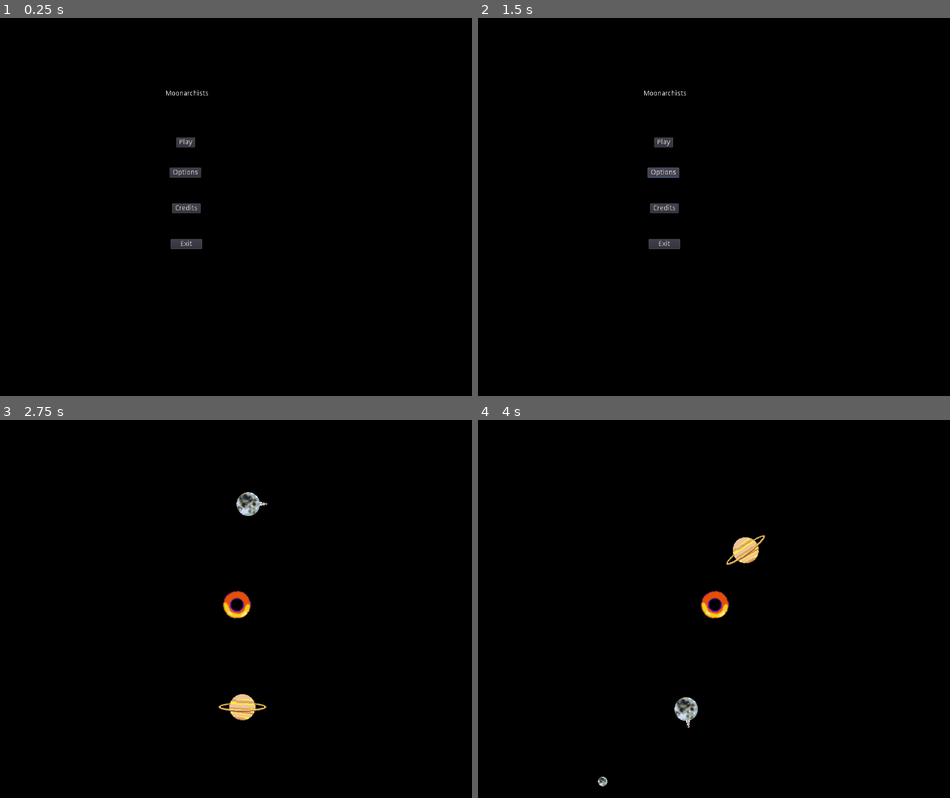
Above: before the commit, frames 1-4 (two rows, left to right).
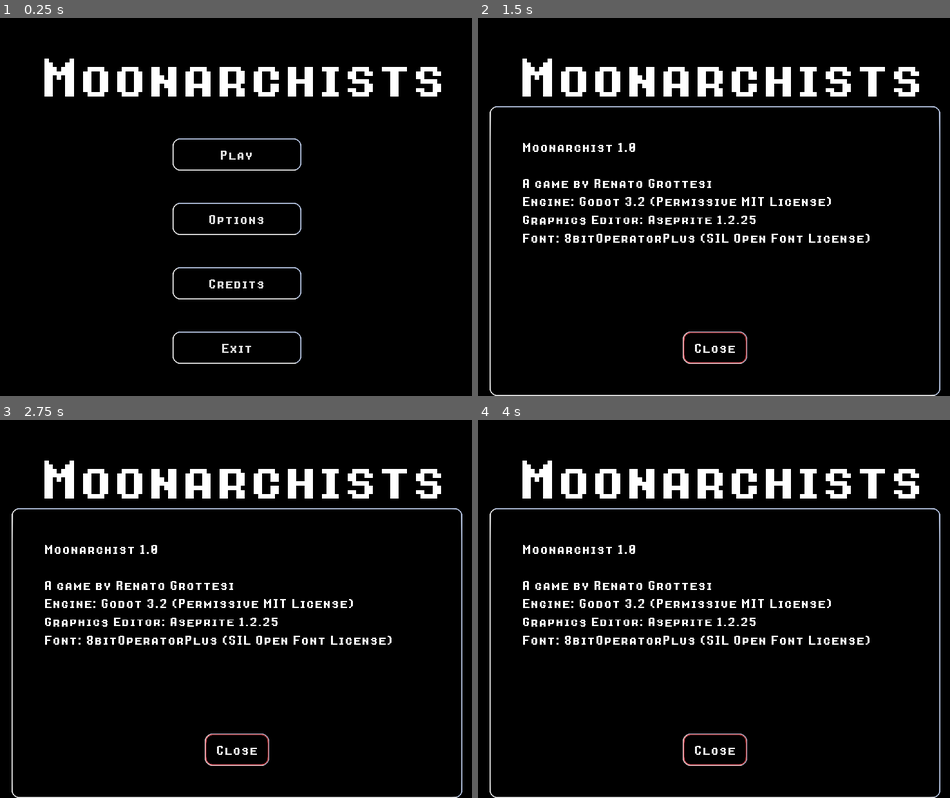
Above: after the commit, the same moments.

Repository: renato-grottesi/moonarchists
Game: Godot game, scene res://Scenes/MainMenu.tscn
Two runs of this game, one before a commit and one after it. Both use one fixed random seed, a clock stepped at 60 frames per second and the inputs below.
Inputs (mouse positions are in pixels of both pictures, inside the frame that each line leads up to):
- Up to frame 1 (0.25 s): no input
- Up to frame 2 (1.5 s): click "Credits" at 0.5 s; click "Options" at 1.25 s
- Up to frame 3 (2.75 s): click "Play" at 2 s
- Up to frame 4 (4 s): click (714, 556) at 2.75 s, where only the run after the commit has a clickable "Play"; move the mouse to (827, 586) at 3.52 s; hold Right from 3.53 s (still down); click (827, 586) at 3.67 s

The runs differ from the first frame. In frame 1, 5.1% of the frame differs, in the area x 9-94%, y 10-92%; in frame 2, 7.3%; in frame 3, 7.5%; in frame 4, 7.6%, in the area x 2-98%, y 10-100%.

Commit message:
Adding fonts, fixing UI

Diff:
--- /dev/null
+++ b/Fonts/24_no_outline.tres
@@ -0,0 +1,10 @@
+[gd_resource type="DynamicFont" load_steps=2 format=2]
+
+[sub_resource type="DynamicFontData" id=1]
+antialiased = false
+font_path = "res://Fonts/8bitOperatorPlusSC-Bold.ttf"
+
+[resource]
+size = 24
+outline_color = Color( 0.12549, 0.14902, 1, 1 )
+font_data = SubResource( 1 )
--- /dev/null
+++ b/Fonts/96_no_outline.tres
@@ -0,0 +1,10 @@
+[gd_resource type="DynamicFont" load_steps=2 format=2]
+
+[sub_resource type="DynamicFontData" id=1]
+antialiased = false
+font_path = "res://Fonts/8bitOperatorPlusSC-Bold.ttf"
+
+[resource]
+size = 96
+outline_color = Color( 0.12549, 0.14902, 1, 1 )
+font_data = SubResource( 1 )
--- a/Game/Level01.tscn
+++ b/Game/Level01.tscn
@@ -3,7 +3,7 @@
 [ext_resource path="res://Game/Universe.tscn" type="PackedScene" id=1]
 [ext_resource path="res://Game/NeutralMoon.tscn" type="PackedScene" id=2]
 [ext_resource path="res://Game/Moon.tscn" type="PackedScene" id=3]
-[ext_resource path="res://sprites/saturn.png" type="Texture" id=4]
+[ext_resource path="res://Sprites/saturn.png" type="Texture" id=4]
 
 [node name="Level01" instance=ExtResource( 1 )]
 current_level = 1
@@ -18,4 +18,5 @@
 impulse0 = Vector2( 0, 500 )
 texture = ExtResource( 4 )
 [connection signal="destroyed" from="Moon" to="." method="_on_Moon_destroyed"]
+[connection signal="heath" from="Moon" to="." method="_on_Moon_heath"]
 [connection signal="shoot" from="Moon" to="." method="_on_Moon_shoot"]
--- a/Game/Level02.tscn
+++ b/Game/Level02.tscn
@@ -3,8 +3,8 @@
 [ext_resource path="res://Game/Universe.tscn" type="PackedScene" id=1]
 [ext_resource path="res://Game/NeutralMoon.tscn" type="PackedScene" id=2]
 [ext_resource path="res://Game/Moon.tscn" type="PackedScene" id=3]
-[ext_resource path="res://sprites/earth.png" type="Texture" id=4]
-[ext_resource path="res://sprites/mars.png" type="Texture" id=5]
+[ext_resource path="res://Sprites/earth.png" type="Texture" id=4]
+[ext_resource path="res://Sprites/mars.png" type="Texture" id=5]
 
 [node name="Level02" instance=ExtResource( 1 )]
 current_level = 2
@@ -23,4 +23,5 @@
 impulse0 = Vector2( -500, -100 )
 texture = ExtResource( 5 )
 [connection signal="destroyed" from="Moon" to="." method="_on_Moon_destroyed"]
+[connection signal="heath" from="Moon" to="." method="_on_Moon_heath"]
 [connection signal="shoot" from="Moon" to="." method="_on_Moon_shoot"]
--- a/Game/MassBullet.tscn
+++ b/Game/MassBullet.tscn
@@ -1,6 +1,6 @@
 [gd_scene load_steps=4 format=2]
 
-[ext_resource path="res://sprites/moon.png" type="Texture" id=1]
+[ext_resource path="res://Sprites/moon.png" type="Texture" id=1]
 [ext_resource path="res://Game/MassBullet.gd" type="Script" id=2]
 
 [sub_resource type="CircleShape2D" id=1]
--- a/Game/Moon.gd
+++ b/Game/Moon.gd
@@ -2,6 +2,7 @@
 
 signal shoot(moon_speed)
 signal destroyed()
+signal heath(health)
 
 export (Vector2) var impulse0 : Vector2 = Vector2(0, 0)
 
@@ -11,6 +12,7 @@
 
 func _ready():
 	apply_impulse(Vector2(0, 0), impulse0);
+	emit_signal("heath", health)
 	pass
 
 func _physics_process(delta):
@@ -33,12 +35,21 @@
 	if event is InputEventMouseMotion:
 		$SpriteNozzle.rotation_degrees += event.relative.y;
 	if event is InputEventKey:
+		if event.pressed and event.scancode == KEY_LEFT:
+			$SpriteNozzle.rotation_degrees -= 3;
+		if event.pressed and event.scancode == KEY_RIGHT:
+			$SpriteNozzle.rotation_degrees += 3;
+		if event.pressed and event.scancode == KEY_UP:
+			$SpriteNozzle.rotation_degrees -= 3;
+		if event.pressed and event.scancode == KEY_DOWN:
+			$SpriteNozzle.rotation_degrees += 3;
 		if event.pressed and event.scancode == KEY_SPACE:
 			emit_signal("shoot", Vector2(60, 0).rotated($SpriteNozzle.rotation))
 
 func _on_Moon_body_entered(body):
 	if body is MassBullet:
 		health -= 25;
+		emit_signal("heath", health)
 		if health < 1:
 			emit_signal("destroyed")
 	else:
--- a/Game/Moon.tscn
+++ b/Game/Moon.tscn
@@ -1,8 +1,8 @@
 [gd_scene load_steps=5 format=2]
 
 [ext_resource path="res://Game/Moon.gd" type="Script" id=1]
-[ext_resource path="res://sprites/nozzle.png" type="Texture" id=2]
-[ext_resource path="res://sprites/moon.png" type="Texture" id=3]
+[ext_resource path="res://Sprites/nozzle.png" type="Texture" id=2]
+[ext_resource path="res://Sprites/moon.png" type="Texture" id=3]
 
 [sub_resource type="CircleShape2D" id=1]
 custom_solver_bias = 1.0
--- a/Game/NeutralMoon.tscn
+++ b/Game/NeutralMoon.tscn
@@ -1,6 +1,6 @@
 [gd_scene load_steps=4 format=2]
 
-[ext_resource path="res://sprites/earth.png" type="Texture" id=1]
+[ext_resource path="res://Sprites/earth.png" type="Texture" id=1]
 [ext_resource path="res://Game/NeutralMoon.gd" type="Script" id=2]
 
 [sub_resource type="CircleShape2D" id=1]
--- a/Game/Universe.gd
+++ b/Game/Universe.gd
@@ -6,6 +6,8 @@
 var mass_bullet_scene = preload("res://Game/MassBullet.tscn");
 
 var levels = [ "res://Scenes/MainMenu.tscn", "res://Game/Level01.tscn", "res://Game/Level02.tscn" ];
+
+var shoots = 0;
 
 func _ready():
 	pass
@@ -18,7 +20,7 @@
 		if l < 60.0:
 			B.queue_free();
 	if $Bodies.get_child_count() < 1 :
-		Global.goto_scene(levels[next_level])
+		$HUD/Victory.popup()
 	pass
 
 func _physics_process(delta):
@@ -38,8 +40,22 @@
 	mass_bullet_instance.position = $Moon.position + moon_speed
 	mass_bullet_instance.linear_velocity = moon_speed * 10
 	$Bullets.add_child(mass_bullet_instance);
+	shoots += 1;
+	$HUD/Score.text = "Shoots: " + String(shoots)
 	pass
 
 func _on_Moon_destroyed():
+	$HUD/Lost.popup()
+	pass
+
+func _on_Moon_heath(health):
+	$HUD/Health.value = health;
+	pass
+
+func _on_CloseVictory_pressed():
+	Global.goto_scene(levels[next_level])
+	pass
+
+func _on_LostRetry_pressed():
 	Global.goto_scene(levels[current_level])
 	pass
--- a/Game/Universe.tscn
+++ b/Game/Universe.tscn
@@ -1,7 +1,12 @@
-[gd_scene load_steps=4 format=2]
+[gd_scene load_steps=9 format=2]
 
 [ext_resource path="res://Game/Universe.gd" type="Script" id=1]
-[ext_resource path="res://sprites/blackhole.png" type="Texture" id=2]
+[ext_resource path="res://Sprites/blackhole.png" type="Texture" id=2]
+[ext_resource path="res://UI/stretchable_button.tres" type="StyleBox" id=3]
+[ext_resource path="res://Fonts/24_no_outline.tres" type="DynamicFont" id=4]
+[ext_resource path="res://UI/stretchable_button_hover.tres" type="StyleBox" id=5]
+[ext_resource path="res://UI/stretchable_button_pressed.tres" type="StyleBox" id=6]
+[ext_resource path="res://Fonts/96_no_outline.tres" type="DynamicFont" id=7]
 
 [sub_resource type="CircleShape2D" id=1]
 radius = 30.0
@@ -25,3 +30,92 @@
 texture = ExtResource( 2 )
 
 [node name="Bodies" type="Node" parent="."]
+
+[node name="HUD" type="CanvasLayer" parent="."]
+
+[node name="Score" type="Label" parent="HUD"]
+margin_left = 800.0
+margin_top = 32.0
+margin_right = 1056.0
+margin_bottom = 96.0
+custom_fonts/font = ExtResource( 4 )
+text = "Shoots: 0"
+__meta__ = {
+"_edit_use_anchors_": false
+}
+
+[node name="Health" type="HSlider" parent="HUD"]
+margin_left = 32.0
+margin_top = 32.0
+margin_right = 288.0
+margin_bottom = 64.0
+custom_styles/slider = ExtResource( 3 )
+rounded = true
+tick_count = 10
+__meta__ = {
+"_edit_use_anchors_": false
+}
+
+[node name="Victory" type="PopupDialog" parent="HUD"]
+margin_left = 256.0
+margin_top = 192.0
+margin_right = 768.0
+margin_bottom = 704.0
+custom_styles/panel = ExtResource( 3 )
+__meta__ = {
+"_edit_use_anchors_": false
+}
+
+[node name="Label" type="Label" parent="HUD/Victory"]
+margin_right = 512.0
+margin_bottom = 134.0
+custom_fonts/font = ExtResource( 7 )
+text = "You won!"
+align = 1
+valign = 1
+
+[node name="CloseVictory" type="Button" parent="HUD/Victory"]
+margin_left = 192.0
+margin_top = 384.0
+margin_right = 320.0
+margin_bottom = 448.0
+custom_styles/hover = ExtResource( 5 )
+custom_styles/pressed = ExtResource( 6 )
+custom_styles/focus = ExtResource( 5 )
+custom_styles/disabled = ExtResource( 3 )
+custom_styles/normal = ExtResource( 3 )
+custom_fonts/font = ExtResource( 4 )
+text = "Close"
+
+[node name="Lost" type="PopupDialog" parent="HUD"]
+margin_left = 256.0
+margin_top = 192.0
+margin_right = 768.0
+margin_bottom = 704.0
+custom_styles/panel = ExtResource( 3 )
+__meta__ = {
+"_edit_use_anchors_": false
+}
+
+[node name="Label" type="Label" parent="HUD/Lost"]
+margin_right = 512.0
+margin_bottom = 134.0
+custom_fonts/font = ExtResource( 7 )
+text = "You lost"
+align = 1
+valign = 1
+
+[node name="LostRetry" type="Button" parent="HUD/Lost"]
+margin_left = 192.0
+margin_top = 384.0
+margin_right = 320.0
+margin_bottom = 448.0
+custom_styles/hover = ExtResource( 5 )
+custom_styles/pressed = ExtResource( 6 )
+custom_styles/focus = ExtResource( 5 )
+custom_styles/disabled = ExtResource( 3 )
+custom_styles/normal = ExtResource( 3 )
+custom_fonts/font = ExtResource( 4 )
+text = "Retry"
+[connection signal="pressed" from="HUD/Victory/CloseVictory" to="." method="_on_CloseVictory_pressed"]
+[connection signal="pressed" from="HUD/Lost/LostRetry" to="." method="_on_LostRetry_pressed"]
--- a/Scenes/MainMenu.gd
+++ b/Scenes/MainMenu.gd
@@ -1,4 +1,4 @@
-extends Node2D
+extends Control
 
 var click_start;
 
@@ -20,3 +20,14 @@
 func _on_play_pressed():
 	Global.goto_scene("res://Game/Level01.tscn")
 	pass
+
+func _on_Options_pressed():
+	pass
+
+func _on_CloseCreditsDialog_pressed():
+	$CreditsDialog.hide()
+	pass
+
+func _on_Credits_pressed():
+	$CreditsDialog.popup()
+	pass
--- a/Scenes/MainMenu.tscn
+++ b/Scenes/MainMenu.tscn
@@ -1,15 +1,24 @@
-[gd_scene load_steps=2 format=2]
+[gd_scene load_steps=7 format=2]
 
 [ext_resource path="res://Scenes/MainMenu.gd" type="Script" id=1]
+[ext_resource path="res://Fonts/24_no_outline.tres" type="DynamicFont" id=2]
+[ext_resource path="res://UI/stretchable_button.tres" type="StyleBox" id=3]
+[ext_resource path="res://UI/stretchable_button_hover.tres" type="StyleBox" id=4]
+[ext_resource path="res://UI/stretchable_button_pressed.tres" type="StyleBox" id=5]
+[ext_resource path="res://Fonts/96_no_outline.tres" type="DynamicFont" id=6]
 
-[node name="MainMenu" type="Node2D"]
+[node name="MainMenu" type="Control"]
 script = ExtResource( 1 )
+__meta__ = {
+"_edit_use_anchors_": false
+}
 
 [node name="Title" type="Label" parent="."]
-margin_left = 370.0
-margin_top = 160.0
-margin_right = 456.0
-margin_bottom = 174.0
+margin_left = 120.0
+margin_top = 64.0
+margin_right = 903.0
+margin_bottom = 198.0
+custom_fonts/font = ExtResource( 6 )
 text = "Moonarchists"
 align = 1
 valign = 1
@@ -18,43 +27,134 @@
 }
 
 [node name="Play" type="Button" parent="."]
-margin_left = 391.0
-margin_top = 254.0
-margin_right = 429.0
-margin_bottom = 274.0
+margin_left = 384.0
+margin_top = 256.0
+margin_right = 640.0
+margin_bottom = 320.0
+focus_neighbour_left = NodePath(".")
+focus_neighbour_top = NodePath("../Exit")
+focus_neighbour_right = NodePath(".")
+focus_neighbour_bottom = NodePath("../Options")
+focus_next = NodePath("../Options")
+focus_previous = NodePath("../Exit")
+custom_styles/hover = ExtResource( 4 )
+custom_styles/pressed = ExtResource( 5 )
+custom_styles/focus = ExtResource( 4 )
+custom_styles/disabled = ExtResource( 3 )
+custom_styles/normal = ExtResource( 3 )
+custom_fonts/font = ExtResource( 2 )
 text = "Play"
 __meta__ = {
 "_edit_use_anchors_": false
 }
 
+[node name="Options" type="Button" parent="."]
+margin_left = 384.0
+margin_top = 384.0
+margin_right = 640.0
+margin_bottom = 448.0
+focus_neighbour_left = NodePath(".")
+focus_neighbour_top = NodePath("../Play")
+focus_neighbour_right = NodePath(".")
+focus_neighbour_bottom = NodePath("../Credits")
+focus_next = NodePath("../Credits")
+focus_previous = NodePath("../Play")
+custom_styles/hover = ExtResource( 4 )
+custom_styles/pressed = ExtResource( 5 )
+custom_styles/focus = ExtResource( 3 )
+custom_styles/disabled = ExtResource( 3 )
+custom_styles/normal = ExtResource( 3 )
+custom_fonts/font = ExtResource( 2 )
+text = "Options"
+__meta__ = {
+"_edit_use_anchors_": false
+}
+
 [node name="Credits" type="Button" parent="."]
-margin_left = 383.0
-margin_top = 385.0
-margin_right = 440.0
-margin_bottom = 405.0
+margin_left = 384.0
+margin_top = 512.0
+margin_right = 640.0
+margin_bottom = 576.0
+focus_neighbour_left = NodePath(".")
+focus_neighbour_top = NodePath("../Options")
+focus_neighbour_right = NodePath(".")
+focus_neighbour_bottom = NodePath("../Exit")
+focus_next = NodePath("../Exit")
+focus_previous = NodePath("../Options")
+custom_styles/hover = ExtResource( 4 )
+custom_styles/pressed = ExtResource( 5 )
+custom_styles/focus = ExtResource( 4 )
+custom_styles/disabled = ExtResource( 3 )
+custom_styles/normal = ExtResource( 3 )
+custom_fonts/font = ExtResource( 2 )
 text = "Credits"
 __meta__ = {
 "_edit_use_anchors_": false
 }
 
-[node name="Options" type="Button" parent="."]
-margin_left = 378.0
-margin_top = 314.0
-margin_right = 441.0
-margin_bottom = 334.0
-text = "Options"
+[node name="Exit" type="Button" parent="."]
+margin_left = 384.0
+margin_top = 640.0
+margin_right = 640.0
+margin_bottom = 704.0
+focus_neighbour_left = NodePath(".")
+focus_neighbour_top = NodePath("../Credits")
+focus_neighbour_right = NodePath(".")
+focus_neighbour_bottom = NodePath("../Play")
+focus_next = NodePath("../Play")
+focus_previous = NodePath("../Credits")
+custom_styles/hover = ExtResource( 4 )
+custom_styles/pressed = ExtResource( 5 )
+custom_styles/focus = ExtResource( 4 )
+custom_styles/disabled = ExtResource( 3 )
+custom_styles/normal = ExtResource( 3 )
+custom_fonts/font = ExtResource( 2 )
+text = "Exit"
 __meta__ = {
 "_edit_use_anchors_": false
 }
 
-[node name="Exit" type="Button" parent="."]
-margin_left = 380.0
-margin_top = 456.0
-margin_right = 443.0
-margin_bottom = 476.0
-text = "Exit"
+[node name="CreditsDialog" type="PopupDialog" parent="."]
+margin_left = 64.0
+margin_top = 192.0
+margin_right = 960.0
+margin_bottom = 768.0
+custom_styles/panel = ExtResource( 3 )
+popup_exclusive = true
 __meta__ = {
 "_edit_use_anchors_": false
 }
+
+[node name="Label" type="Label" parent="CreditsDialog"]
+margin_left = 64.0
+margin_top = 64.0
+margin_right = 517.0
+margin_bottom = 251.0
+custom_fonts/font = ExtResource( 2 )
+text = "Moonarchist 1.0
+
+A game by Renato Grottesi
+Engine: Godot 3.2 (Permissive MIT License)
+Graphics Editor: Aseprite 1.2.25
+Font: 8bitOperatorPlus (SIL Open Font License)"
+__meta__ = {
+"_edit_use_anchors_": false
+}
+
+[node name="CloseCreditsDialog" type="Button" parent="CreditsDialog"]
+margin_left = 384.0
+margin_top = 448.0
+margin_right = 512.0
+margin_bottom = 512.0
+custom_styles/hover = ExtResource( 4 )
+custom_styles/pressed = ExtResource( 5 )
+custom_styles/focus = ExtResource( 4 )
+custom_styles/disabled = ExtResource( 3 )
+custom_styles/normal = ExtResource( 3 )
+custom_fonts/font = ExtResource( 2 )
+text = "Close"
 [connection signal="pressed" from="Play" to="." method="_on_play_pressed"]
+[connection signal="pressed" from="Options" to="." method="_on_Options_pressed"]
+[connection signal="pressed" from="Credits" to="." method="_on_Credits_pressed"]
 [connection signal="pressed" from="Exit" to="." method="_on_exit_pressed"]
+[connection signal="pressed" from="CreditsDialog/CloseCreditsDialog" to="." method="_on_CloseCreditsDialog_pressed"]
--- /dev/null
+++ b/UI/stretchable_button.tres
@@ -0,0 +1,11 @@
+[gd_resource type="StyleBoxTexture" load_steps=2 format=2]
+
+[ext_resource path="res://Sprites/button.png" type="Texture" id=1]
+
+[resource]
+texture = ExtResource( 1 )
+region_rect = Rect2( 1, 1, 62, 30 )
+margin_left = 12.443
+margin_right = 12.1025
+margin_top = 11.9077
+margin_bottom = 12.2299
--- /dev/null
+++ b/UI/stretchable_button_hover.tres
@@ -0,0 +1,11 @@
+[gd_resource type="StyleBoxTexture" load_steps=2 format=2]
+
+[ext_resource path="res://Sprites/button_h.png" type="Texture" id=1]
+
+[resource]
+texture = ExtResource( 1 )
+region_rect = Rect2( 0, 0, 64, 32 )
+margin_left = 12.443
+margin_right = 12.1025
+margin_top = 11.9077
+margin_bottom = 12.2299
--- /dev/null
+++ b/UI/stretchable_button_pressed.tres
@@ -0,0 +1,11 @@
+[gd_resource type="StyleBoxTexture" load_steps=2 format=2]
+
+[ext_resource path="res://Sprites/button_p.png" type="Texture" id=1]
+
+[resource]
+texture = ExtResource( 1 )
+region_rect = Rect2( 0, 0, 64, 32 )
+margin_left = 12.443
+margin_right = 12.1025
+margin_top = 11.9077
+margin_bottom = 12.2299
Renamed: aseprite/blackhole.ase -> Aseprite/blackhole.ase
Binary file added: Aseprite/button.ase
Binary file added: Aseprite/button_h.ase
Binary file added: Aseprite/button_p.ase
Renamed: aseprite/earth.ase -> Aseprite/earth.ase
Binary file added: Aseprite/efisto.ase
Renamed: aseprite/mars.ase -> Aseprite/mars.ase
Renamed: aseprite/moon.ase -> Aseprite/moon.ase
Renamed: aseprite/nozzle.ase -> Aseprite/nozzle.ase
Renamed: aseprite/saturn.ase -> Aseprite/saturn.ase
Binary file added: Fonts/8bitOperatorPlus-Bold.ttf
Binary file added: Fonts/8bitOperatorPlus-Regular.ttf
(and 16 more such lines)
